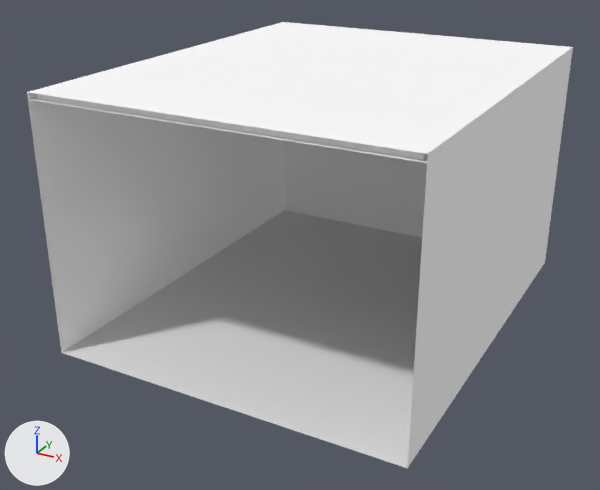
The Blender file models/valter-lab/src/valter-lab.blend, before and after one commit.
The view is the same before and after, from a camera (50 mm lens) standing at (56.5, -127.2, 66.1) and looking at (-2.6, -19.6, 12.3). The axes (+X, +Y, +Z) are drawn at lower left. The lights are the same throughout.

Names of what the first picture shows: 'ceiling', 'ceilingLightBox', 'floor', 'frontWall', 'leftWall', 'rightWall'.
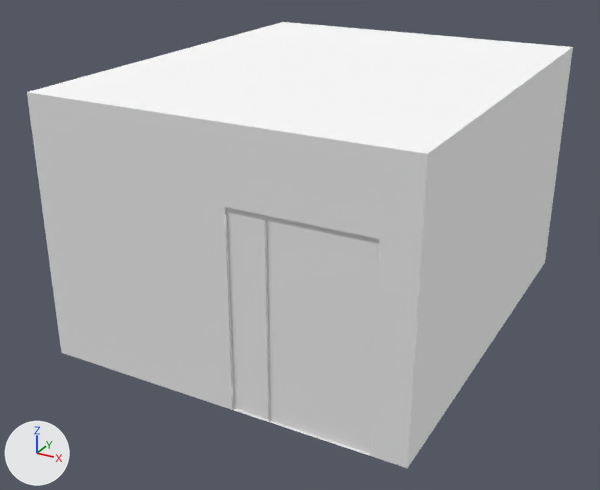
Commit message: valter lab in progress

Pixel boxes (x1, y1, x2, y2) of what changed, in the pictures (600 x 490 px):
'rearWall', added
    after: (27, 92, 428, 468)
'rearWallDoorBigPart', added
    after: (265, 215, 379, 453)
'frontWall', hidden
    before: (284, 140, 427, 238)
'rearWallDoorSmallPart', added
    after: (225, 207, 269, 421)
'torsoHingeRBottom.000', added
    after: (224, 215, 227, 235)
'torsoHingeRBottom.001', added
    after: (231, 385, 233, 402)
'floor', unchanged, covered by the edit
    before: (62, 210, 422, 468)
    after: (226, 247, 411, 456)
'leftWall', unchanged, covered by the edit
    before: (27, 92, 285, 353)
'ceilingLightBox', unchanged, covered by the edit
    before: (28, 94, 428, 163)

Edits to the bpy script that builds the scene:
```text
Add mat_rearwalldoorsmallpartmaterial:
    mat_rearwalldoorsmallpartmaterial = diffuse_material('rearWallDoorSmallPartMaterial')
    mat_rearwalldoorsmallpartmaterial.base_color = (0.8, 0.8, 0.8)  # white #e7e7e7
Add mat_rearwalldoorbigpartmaterial:
    mat_rearwalldoorbigpartmaterial = diffuse_material('rearWallDoorBigPartMaterial')
    mat_rearwalldoorbigpartmaterial.base_color = (0.8, 0.8, 0.8)  # white #e7e7e7
Add mat_rearwallmaterial_bumpscale_0_3:
    mat_rearwallmaterial_bumpscale_0_3 = diffuse_material('rearWallMaterial_bumpScale_0_3')
    mat_rearwallmaterial_bumpscale_0_3.base_color = (0.8, 0.8, 0.8)  # white #e7e7e7
Add mat_torsohingematerial_bumpscale_0_05:
    mat_torsohingematerial_bumpscale_0_05 = diffuse_material('torsoHingeMaterial_bumpScale_0.05')
    mat_torsohingematerial_bumpscale_0_05.base_color = (1.0, 1.0, 1.0)  # white #ffffff
Add me_plane_001:
    me_plane_001.from_pydata([(0.0, -14.8, -0.4), (0.0, 14.8, -0.4), (5.6, 14.8, -0.4), (5.6, -14.8, -0.4), (0.0, -14.8, 0.0), (0.0, 14.8, 0.0), (5.6, 14.8, 0.0), (5.6, -14.8, 0.0)], [], [(2, 6, 7, 3), (1, 0, 4, 5), (0, 3, 7, 4), (1, 5, 6, 2), (0, 1, 2, 3)])
    me_plane_001.materials.append(mat_rearwalldoorsmallpartmaterial)  # its picture is missing
Add me_plane_002:
    me_plane_002.from_pydata([(-14.8, -14.8, -0.4), (-14.8, 14.8, -0.4), (0.0, 14.8, -0.4), (0.0, -14.8, -0.4), (-14.8, -14.8, 0.0), (-14.8, 14.8, 0.0), (0.0, 14.8, 0.0), (0.0, -14.8, 0.0)], [], [(2, 6, 7, 3), (1, 0, 4, 5), (0, 3, 7, 4), (1, 5, 6, 2), (0, 1, 2, 3)])
    me_plane_002.materials.append(mat_rearwalldoorbigpartmaterial)  # its picture is missing
Add me_plane_003:
    me_plane_003.from_pydata([(-28.3, -20.1, 0.0), (28.3, -20.1, 0.0), (-28.3, 20.1, 0.0), (28.3, 20.1, 0.0), (-23.3, -20.1, 0.0), (-23.3, 9.5, 0.0), (-2.8, 9.5, 0.0), (-2.8, -20.1, 0.0)], [], [(2, 0, 4, 5, 6, 7, 1, 3)])
    me_plane_003.materials.append(mat_rearwallmaterial_bumpscale_0_3)  # its picture is missing
Add me_cylinder_000:
    me_cylinder_000.from_pydata(...)  # a 10-sided cylinder along z spanning x -0.15..0.15, y -0.16..0.16, z -1.32..1.32
    for i in [*range(0, 8), 9, 10]: me_cylinder_000.polygons[i].use_smooth = True
    me_cylinder_000.materials.append(mat_torsohingematerial_bumpscale_0_05)  # its picture is missing
Change ob_frontwall:
    add ob_frontwall.hide_viewport = True
Add ob_rearwalldoorsmallpart:
    ob_rearwalldoorsmallpart = bpy.data.objects.new('rearWallDoorSmallPart', me_plane_001)
    ob_rearwalldoorsmallpart.location = (2.8, -48.5, 14.8)
    ob_rearwalldoorsmallpart.rotation_euler = (1.571, 0.0, 0.0)  # degrees (90, 0, 0)
Add ob_rearwalldoorbigpart:
    ob_rearwalldoorbigpart = bpy.data.objects.new('rearWallDoorBigPart', me_plane_002)
    ob_rearwalldoorbigpart.location = (23.3, -48.5, 14.8)
    ob_rearwalldoorbigpart.rotation_euler = (1.571, 0.0, 0.0)  # degrees (90, 0, 0)
Add ob_rearwall:
    ob_rearwall = bpy.data.objects.new('rearWall', me_plane_003)
    ob_rearwall.location = (0.0, -48.5, 20.1)
    ob_rearwall.rotation_euler = (1.571, 0.0, 3.142)  # degrees (90, 0, 180)
Add ob_torsohingerbottom_001:
    ob_torsohingerbottom_001 = bpy.data.objects.new('torsoHingeRBottom.001', me_cylinder_000)
    ob_torsohingerbottom_001.location = (2.7, -48.4, 2.5)
Add ob_torsohingerbottom_000:
    ob_torsohingerbottom_000 = bpy.data.objects.new('torsoHingeRBottom.000', me_cylinder_000.copy())
    ob_torsohingerbottom_000.location = (2.7, -48.4, 27.2)
Add ob_torsohingerbottom_002:
    ob_torsohingerbottom_002 = bpy.data.objects.new('torsoHingeRBottom.002', me_cylinder_000.copy())
    ob_torsohingerbottom_002.location = (23.4, -48.4, 27.2)
```
